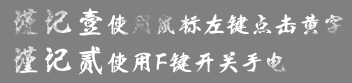
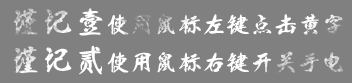
Layer changes from the first 352×83 image to the second:
renamed "谨记壹使用鼠标左键点击黄字 谨记贰使用F键开关手电" to "谨记壹使用鼠标左键点击黄字 谨记贰使用鼠标右键开关手电", painted on it over [155, 51, 343, 73]
